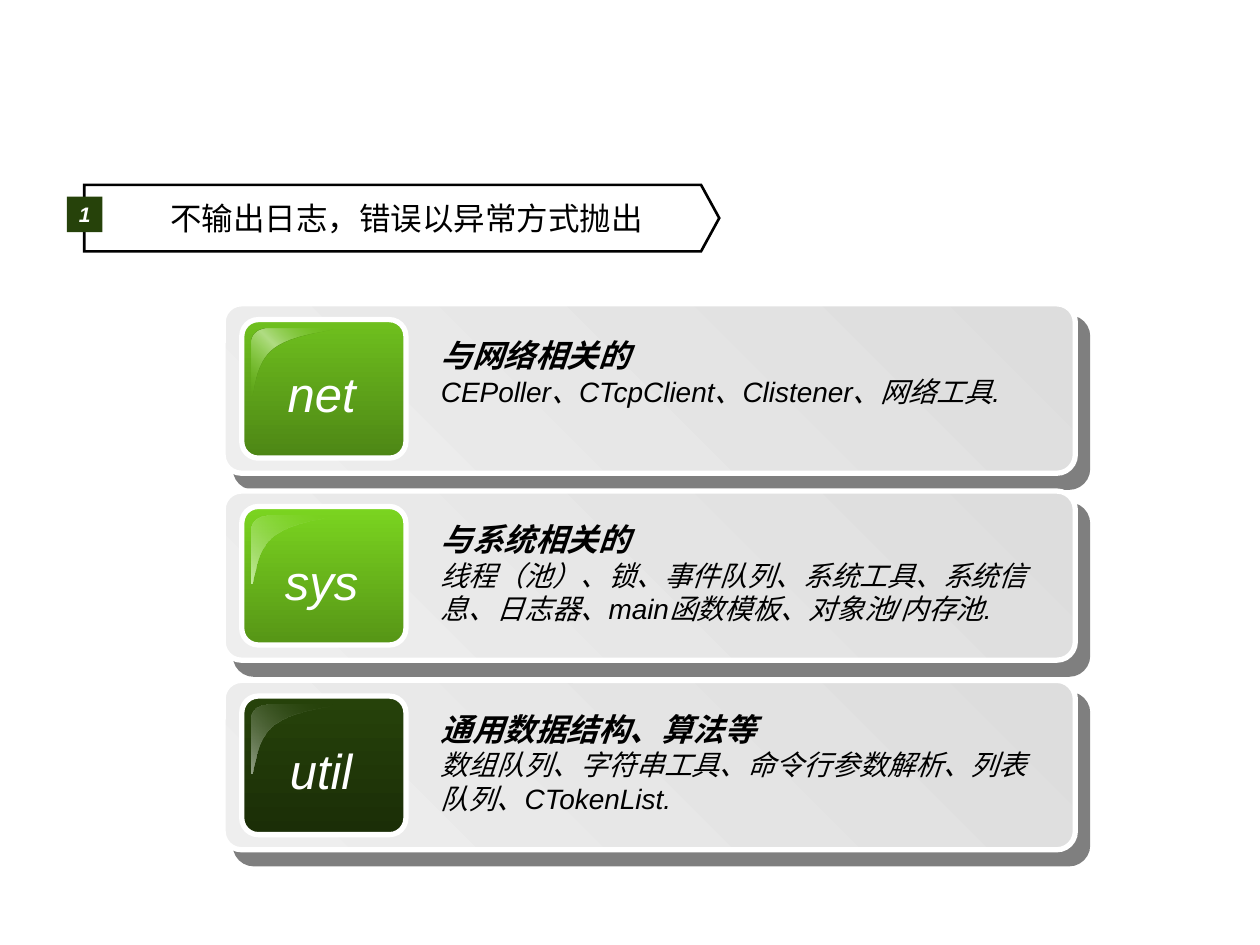
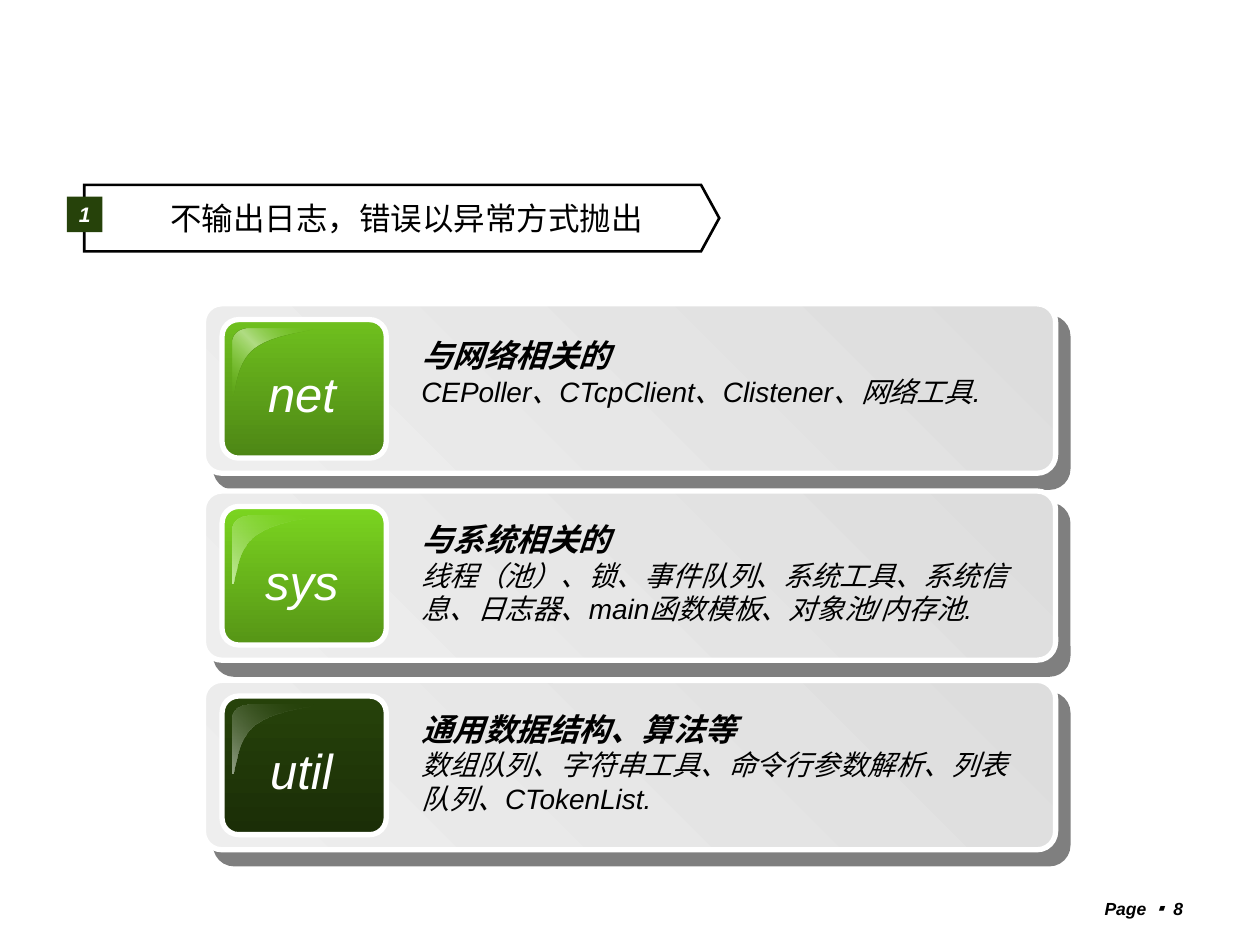
Before and after one commit to machicao2013/mooon, a slide deck: slide 8 of distributed_platform/docs/mooon.ppt. Drawn at 1260x945 pixels with LibreOffice and Linux fonts; fonts in the diff are those of the drawing; background and template pictures are left out. Boxes give left, top, right and bottom in pixels: in the first picture for what was removed or moved away, otherwise in the second. Text is boxed around its words. In the diff, an @@ line names an element or a change of style, - is before the commit and + after.

```diff
--- a/distributed_platform/docs/mooon.ppt
+++ b/distributed_platform/docs/mooon.ppt
@@ 6 texts, 6 rounded rectangles, 3 freeform shapes moved together from (x1=223, y1=304, x2=1075, y2=849) to (x1=203, y1=304, x2=1055, y2=849) @@
@@ page number added at (x1=1105, y1=903, x2=1183, y2=919), 10 pt, text #000000, bold, italic @@
+Page ▪ 8
```
Also in this commit, not shown: 21 other slides changed, 5 slides added, 4 slides removed, 4 other files.
